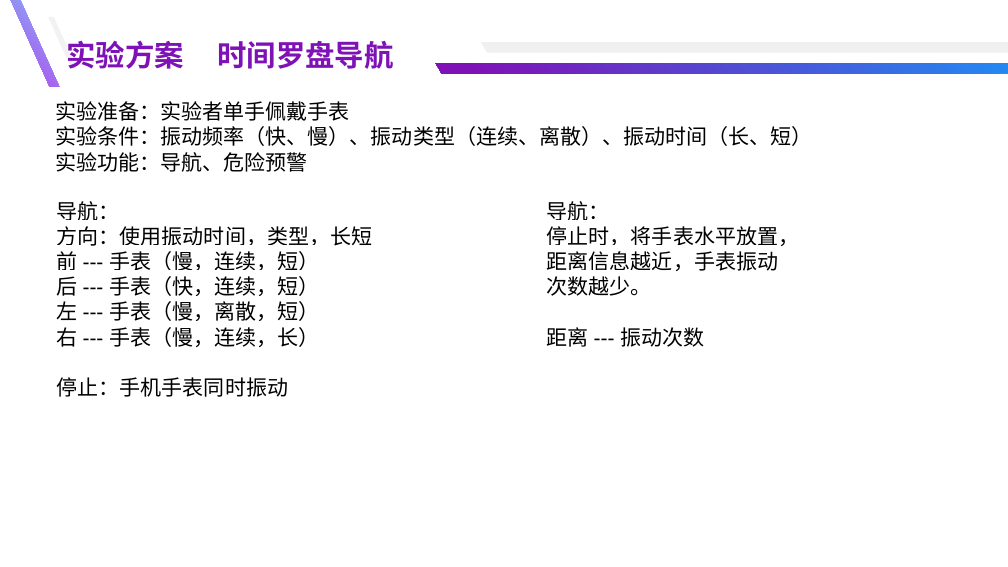
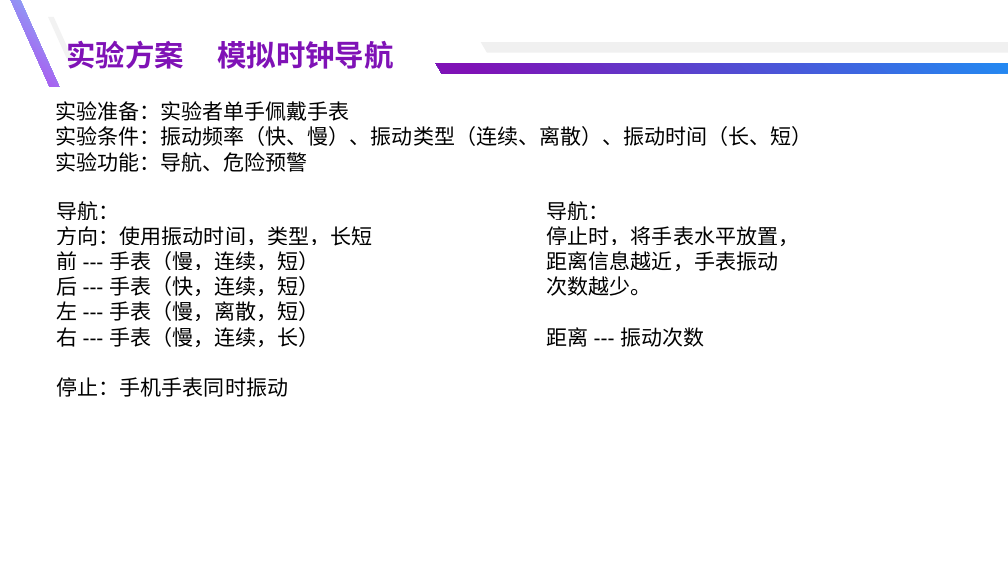
Before and after one commit to yuyongsong/Paper, a slide deck: slide 50 of 总结汇报-余泳松.pptx (slide 52 before the commit). Drawn at 1008x567 pixels with LibreOffice and Linux fonts; fonts in the diff are those of the drawing. Boxes give left, top, right and bottom in pixels: in the first picture for what was removed or moved away, otherwise in the second. Text is boxed around its words. In the diff, an @@ line names an element or a change of style, - is before the commit and + after.

```diff
--- a/总结汇报-余泳松.pptx
+++ b/总结汇报-余泳松.pptx
@@ text at [67, 40, 393, 69]: text changed @@
-实验方案 时间罗盘导航
+实验方案 模拟时钟导航
```
Also in this commit, not shown: 3 other slides changed, 1 slide removed, 20 other files.
